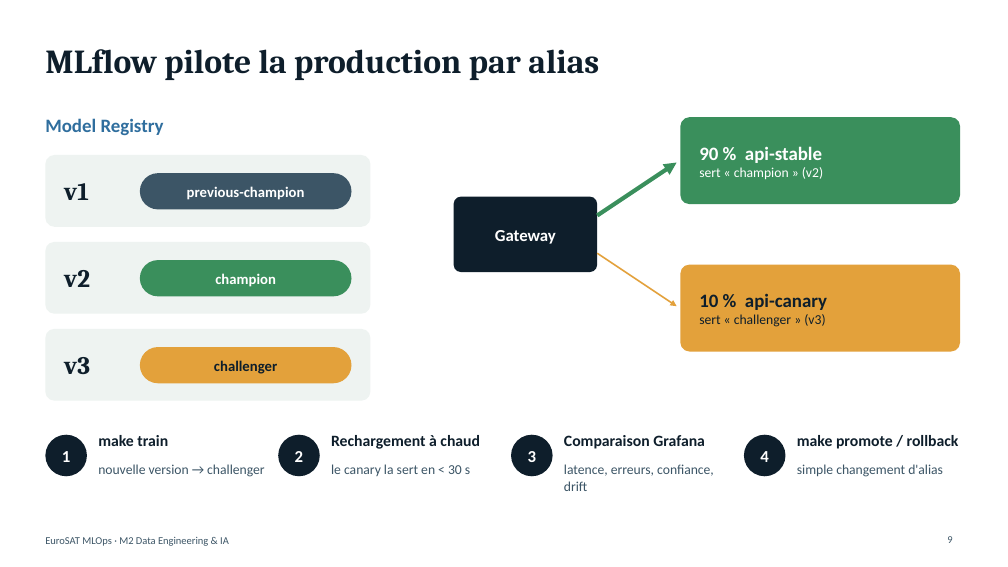
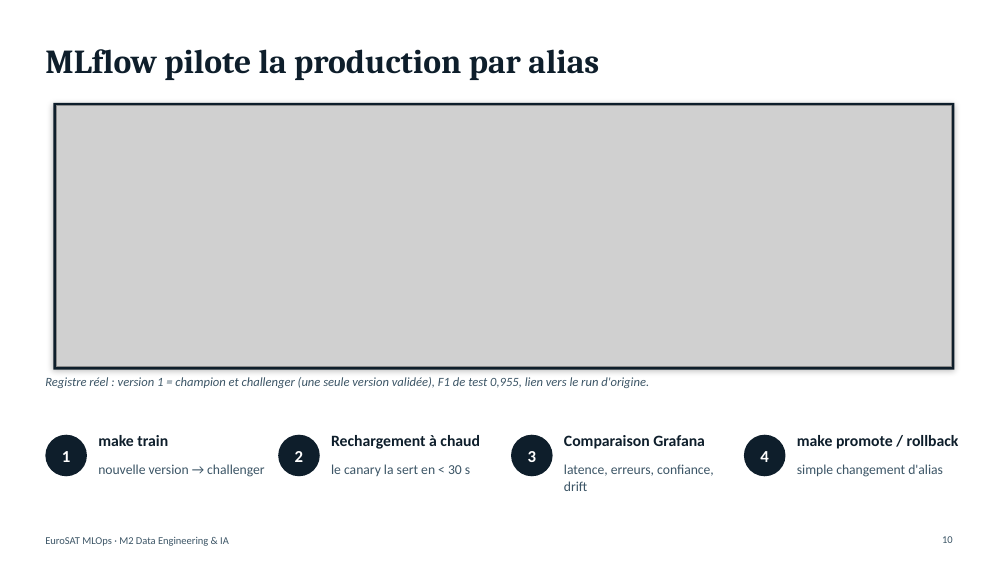
Before and after one commit to nplnguyen/eurosat-mlops, a slide deck: slide 10 of presentation/soutenance-mlops-eurosat.pptx (slide 9 before the commit). Drawn at 1008x567 pixels with LibreOffice and Linux fonts; fonts in the diff are those of the drawing; grey boxes stand for pictures. Boxes give left, top, right and bottom in pixels: in the first picture for what was removed or moved away, otherwise in the second. Text is boxed around its words. In the diff, an @@ line names an element or a change of style, - is before the commit and + after.

```diff
--- a/presentation/soutenance-mlops-eurosat.pptx
+++ b/presentation/soutenance-mlops-eurosat.pptx
@@ text removed at (45, 118, 164, 135) @@
-Model Registry
@@ rectangle added at (53, 103, 954, 370), fill #0E1E2B @@
@@ picture added at (56, 106, 951, 367) @@
@@ rounded rectangle removed at (681, 117, 960, 204) @@
@@ text removed at (699, 146, 823, 179) @@
-90 % api-stable
-sert « champion » (v2)
@@ rounded rectangle removed at (45, 155, 371, 227) @@
@@ rounded rectangle removed at (140, 173, 352, 209) @@
@@ arrow removed from (597, 216) to (677, 163) @@
@@ text removed at (64, 183, 89, 200) @@
-v1
@@ text removed at (187, 186, 305, 200) @@
-previous-champion
@@ rounded rectangle removed at (454, 197, 597, 272) @@
@@ text removed at (495, 230, 556, 244) @@
-Gateway
@@ rounded rectangle removed at (45, 242, 371, 314) @@
@@ rounded rectangle removed at (140, 260, 352, 296) @@
@@ arrow removed from (597, 253) to (677, 306) @@
@@ rounded rectangle removed at (681, 265, 960, 352) @@
@@ text removed at (64, 270, 90, 287) @@
-v2
@@ text removed at (215, 273, 276, 287) @@
-champion
@@ text removed at (699, 293, 827, 327) @@
-10 % api-canary
-sert « challenger » (v3)
@@ rounded rectangle removed at (45, 329, 371, 401) @@
@@ text removed at (64, 357, 90, 374) @@
-v3
@@ rounded rectangle removed at (140, 347, 352, 383) @@
@@ text added at (45, 377, 649, 388), 12 pt, text #3C5566, italic @@
+Registre réel : version 1 = champion et challenger (une seule version validée), F1 de test 0,955, lien vers le run d'origine.
@@ text removed at (214, 360, 277, 374) @@
-challenger
@@ page number at (942, 536, 953, 543): text changed @@
-9
+10
```
Also in this commit, not shown: 7 other slides changed, 2 slides added.
